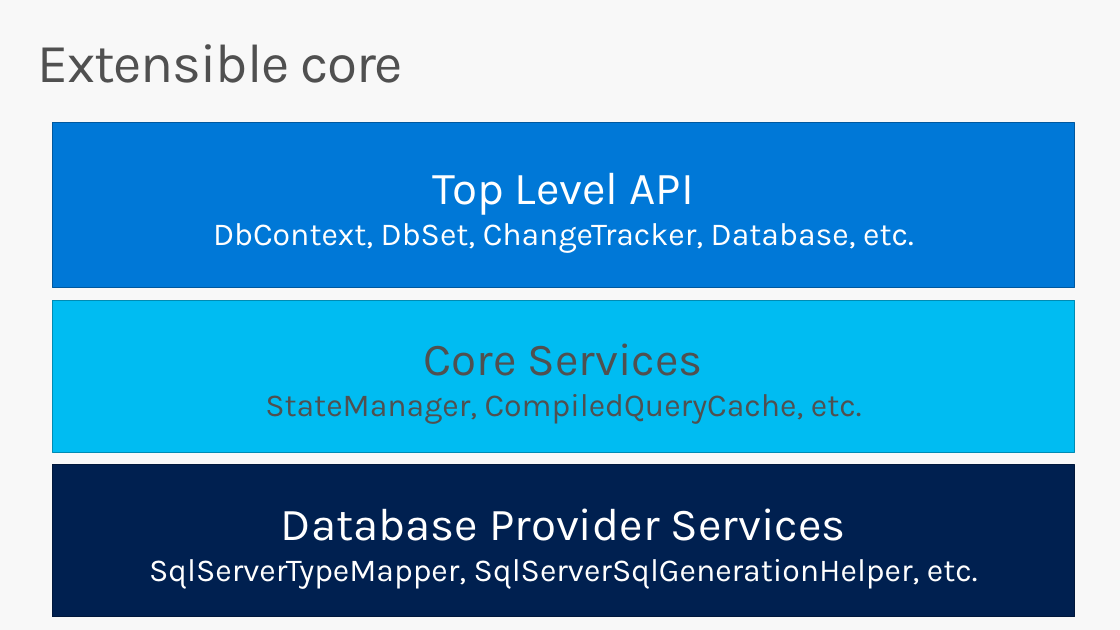
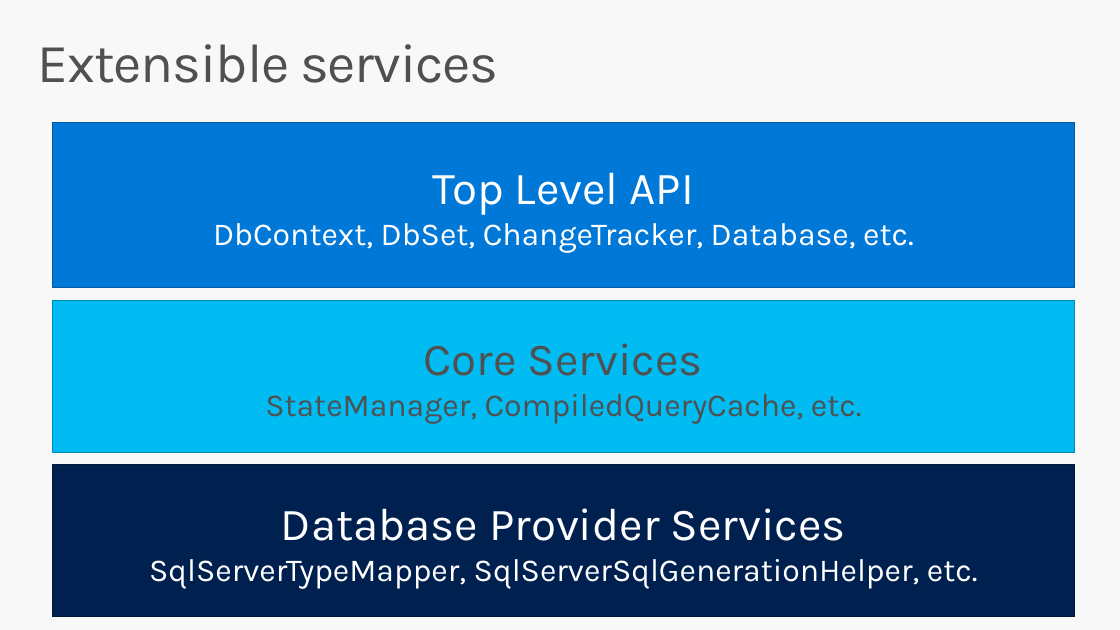
Before and after one commit to rowanmiller/Demo-EFCore, a slide deck: slide 26 of SlideDeck.pptx (slide 23 before the commit). Drawn at 1120x630 pixels with LibreOffice and Linux fonts; fonts in the diff are those of the drawing. Boxes give left, top, right and bottom in pixels: in the first picture for what was removed or moved away, otherwise in the second. Text is boxed around its words. In the diff, an @@ line names an element or a change of style, - is before the commit and + after.

```diff
--- a/SlideDeck.pptx
+++ b/SlideDeck.pptx
@@ title at [38, 44, 498, 83]: text changed @@
-Extensible core
+Extensible services
```
Also in this commit, not shown: 9 other slides changed, 6 slides added, 1 slide removed, 1 other file.
